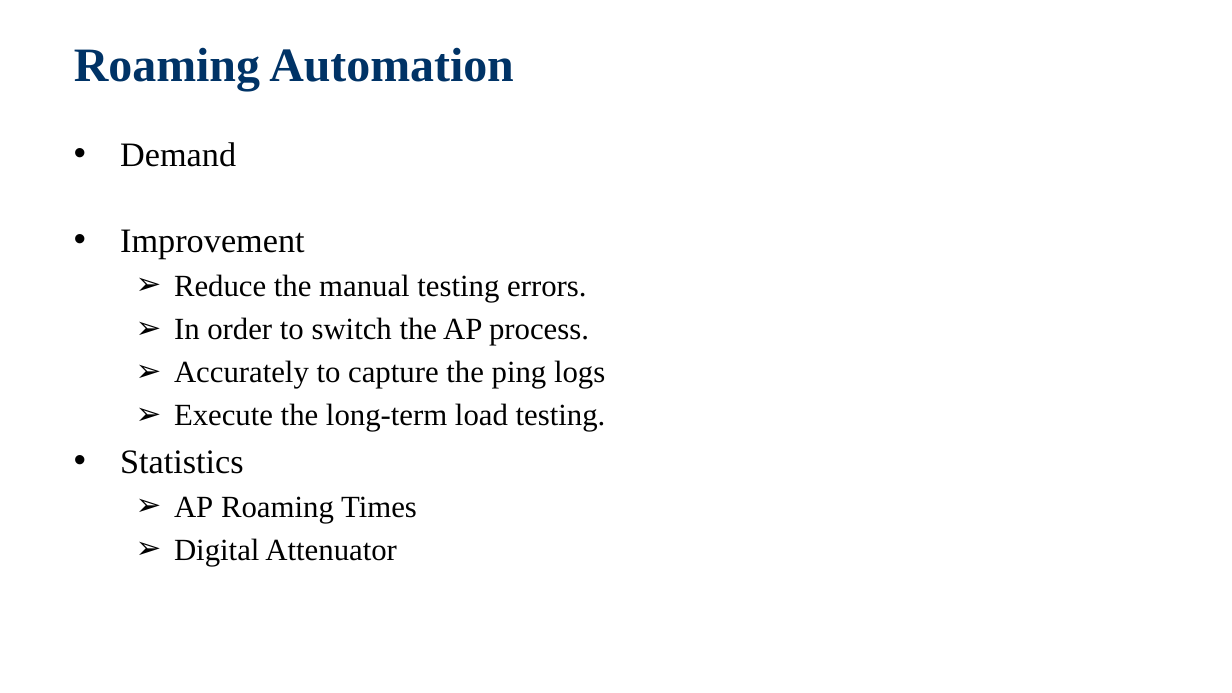
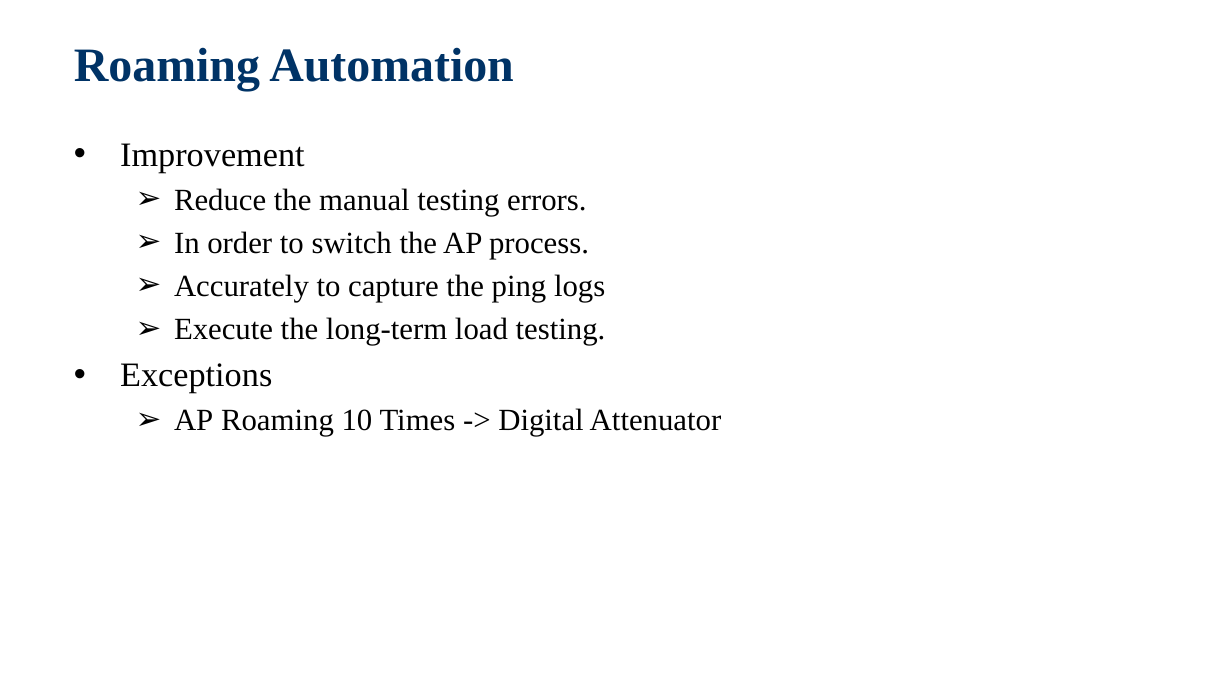
Before and after one commit to jackiejay888/automation, a slide deck: slide 7 of kpi/Automation Testing_Demo/Automation Testing_20200311.pptx (slide 5 before the commit). Drawn at 1232x693 pixels with LibreOffice and Linux fonts; fonts in the diff are those of the drawing; background and template pictures are left out. Boxes give left, top, right and bottom in pixels: in the first picture for what was removed or moved away, otherwise in the second. Text is boxed around its words. In the diff, an @@ line names an element or a change of style, - is before the commit and + after.

Commit message:
Modify the Automation Testing_Demo

```diff
--- a/kpi/Automation Testing_Demo/Automation Testing_20200311.pptx
+++ b/kpi/Automation Testing_Demo/Automation Testing_20200311.pptx
@@ text at (120, 142, 236, 167): paragraph removed @@
-  • Demand
@@ text at (120, 363, 722, 436): text changed @@
-  • Statistics
-  ➢ AP Roaming Times
-  ➢ Digital Attenuator
+  • Exceptions
+  ➢ AP Roaming 10 Times -> Digital Attenuator
```
Also in this commit, not shown: 14 other slides changed, 1 slide removed.
